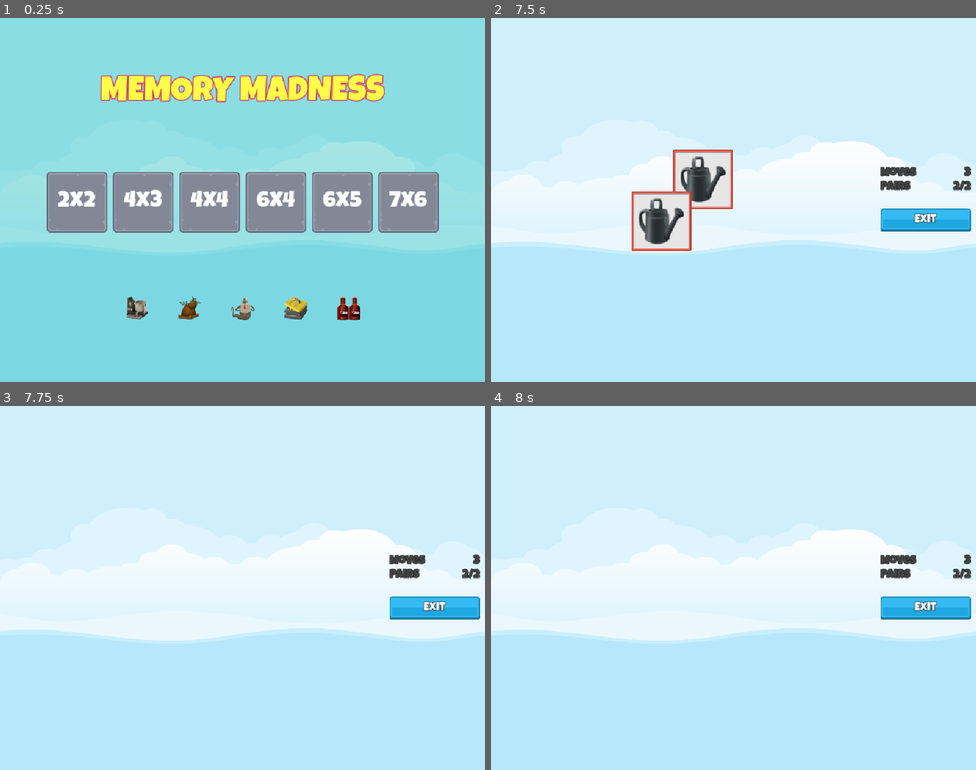
Above: before the commit, frames 1-4 (two rows, left to right).
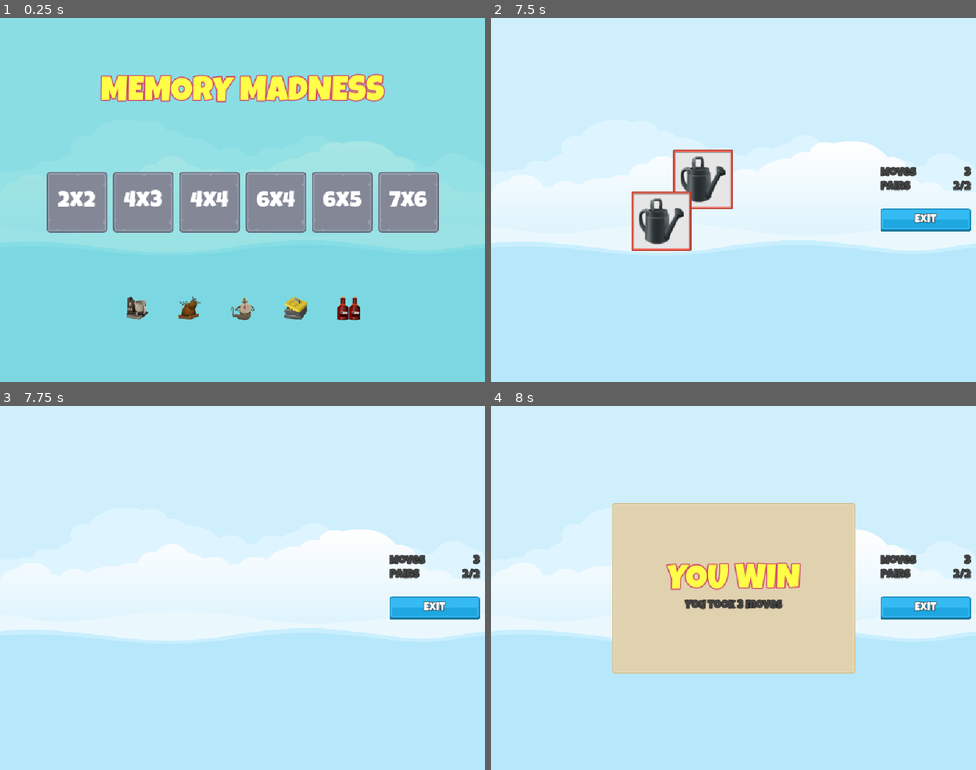
Above: after the commit, the same moments.

Repository: JaseBird/my-2d-game-dev-course
Game: Godot game, scene res://Scenes/Master/Master.tscn
The game is run twice, just before and just after one commit, with the same random seed, the same clock (stepped at 60 frames per second) and the same inputs.
Inputs (mouse positions are in pixels of both pictures, inside the frame that each line leads up to):
- Up to frame 1 (0.25 s): no input
- Up to frame 2 (7.5 s): click "2x2" at 0.5 s; click (660, 178) at 1.25 s; click (704, 178) at 2.02 s; click (660, 221) at 2.77 s; click (704, 221) at 3.52 s; click (660, 178) at 4.25 s; click (704, 178) at 5.02 s; click (660, 221) at 5.77 s; click (704, 178) at 6.52 s
- Up to frame 3 (7.75 s): no input
- Up to frame 4 (8 s): no input

Frames 1-3 are identical in both runs. In frame 4, 23% of the frame differs, in the area x 25-76%, y 26-74%.

Commit message:
feat: add game over ui
V1.0 Complete

Diff:
--- a/04-memory-madness/Globals/SignalHub.gd
+++ b/04-memory-madness/Globals/SignalHub.gd
@@ -3,17 +3,19 @@
 signal on_level_selected(level_num: int)
 signal on_game_exit_pressed
 signal on_tile_selected(tile: MemoryTile)
-signal on_game_over
+signal on_game_over(moves_taken: int)
 
 func emit_on_level_selected(level_num: int) -> void:
 	on_level_selected.emit(level_num)
 
+
 func emit_on_game_exit_pressed() -> void:
 	on_game_exit_pressed.emit()
+
 
 func emit_on_tile_selected(tile: MemoryTile) -> void:
 	on_tile_selected.emit(tile)
 
 
-func emit_on_game_over() -> void:
-	on_game_over.emit()
+func emit_on_game_over(moves_taken: int) -> void:
+	on_game_over.emit(moves_taken)
--- a/04-memory-madness/Scenes/Game/Game.tscn
+++ b/04-memory-madness/Scenes/Game/Game.tscn
@@ -6,6 +6,7 @@
 [ext_resource type="Texture2D" uid="uid://dbyybsxkqq7un" path="res://Assets/ui/blue_button00.png" id="3_y3kpf"]
 [ext_resource type="Texture2D" uid="uid://bett3xwr1phpu" path="res://Assets/ui/green_button00.png" id="4_3k6gv"]
 [ext_resource type="PackedScene" uid="uid://d0qawpyubugw1" path="res://Scenes/Scorer/Scorer.tscn" id="6_3k6gv"]
+[ext_resource type="PackedScene" uid="uid://c7kxrjr7e6rna" path="res://Scenes/GameOverUi/GameOverUi.tscn" id="7_1q8bt"]
 
 [node name="Game" type="Control"]
 layout_mode = 3
@@ -97,4 +98,10 @@
 
 [node name="Scorer" parent="." instance=ExtResource("6_3k6gv")]
 
+[node name="Sound" type="AudioStreamPlayer" parent="."]
+
+[node name="GameOverUi" parent="." instance=ExtResource("7_1q8bt")]
+visible = false
+layout_mode = 1
+
 [connection signal="pressed" from="UI/MarginContainer/VBoxContainer/ExitButton" to="." method="_on_exit_button_pressed"]
--- /dev/null
+++ b/04-memory-madness/Scenes/GameOverUi/GameOverUi.gd
@@ -0,0 +1,17 @@
+extends Control
+
+@onready var moves_label: Label = $NPR/VB/MovesLabel
+
+# Called when the node enters the scene tree for the first time.
+func _ready() -> void:
+	SignalHub.on_game_over.connect(on_game_over)
+	SignalHub.on_game_exit_pressed.connect(on_game_exit_pressed)
+
+
+func on_game_over(moves_made: int) -> void:
+	moves_label.text = "You took %d moves" % moves_made
+	show()
+
+
+func on_game_exit_pressed() -> void:
+	hide()
--- /dev/null
+++ b/04-memory-madness/Scenes/GameOverUi/GameOverUi.tscn
@@ -0,0 +1,60 @@
+[gd_scene load_steps=5 format=3 uid="uid://c7kxrjr7e6rna"]
+
+[ext_resource type="Script" uid="uid://cvheeun1cilqn" path="res://Scenes/GameOverUi/GameOverUi.gd" id="1_byt08"]
+[ext_resource type="Texture2D" uid="uid://dao7u21ufjymc" path="res://Assets/ui/UIbg.png" id="1_mdbud"]
+[ext_resource type="LabelSettings" uid="uid://bksxsml8pqtmn" path="res://Resources/TitleLable_72.tres" id="2_byt08"]
+[ext_resource type="LabelSettings" uid="uid://djscvym0p8pc2" path="res://Resources/DarkGreyLable_24.tres" id="3_yiwjn"]
+
+[node name="GameOverUi" type="Control"]
+layout_mode = 3
+anchors_preset = 15
+anchor_right = 1.0
+anchor_bottom = 1.0
+grow_horizontal = 2
+grow_vertical = 2
+mouse_filter = 2
+script = ExtResource("1_byt08")
+
+[node name="NPR" type="NinePatchRect" parent="."]
+layout_mode = 1
+anchors_preset = 8
+anchor_left = 0.5
+anchor_top = 0.5
+anchor_right = 0.5
+anchor_bottom = 0.5
+offset_left = -256.0
+offset_top = -180.0
+offset_right = 256.0
+offset_bottom = 180.0
+grow_horizontal = 2
+grow_vertical = 2
+texture = ExtResource("1_mdbud")
+patch_margin_left = 10
+patch_margin_top = 10
+patch_margin_right = 10
+patch_margin_bottom = 10
+
+[node name="VB" type="VBoxContainer" parent="NPR"]
+layout_mode = 1
+anchors_preset = 8
+anchor_left = 0.5
+anchor_top = 0.5
+anchor_right = 0.5
+anchor_bottom = 0.5
+offset_left = -20.0
+offset_top = -20.0
+offset_right = 20.0
+offset_bottom = 20.0
+grow_horizontal = 2
+grow_vertical = 2
+
+[node name="Label" type="Label" parent="NPR/VB"]
+layout_mode = 2
+text = "YOU WIN"
+label_settings = ExtResource("2_byt08")
+
+[node name="MovesLabel" type="Label" parent="NPR/VB"]
+layout_mode = 2
+text = "asdasdasdasd"
+label_settings = ExtResource("3_yiwjn")
+horizontal_alignment = 1
--- a/04-memory-madness/Scenes/LevelButton/LevelButton.gd
+++ b/04-memory-madness/Scenes/LevelButton/LevelButton.gd
@@ -2,6 +2,7 @@
 
 @export var level_number: int = 1
 @onready var label: Label = $Label
+@onready var sound: AudioStreamPlayer = $Sound
 
 
 # Called when the node enters the scene tree for the first time.
@@ -15,3 +16,4 @@
 
 func _on_pressed() -> void:
 	SignalHub.emit_on_level_selected(level_number)
+	SoundManager.play_button_click(sound)
--- a/04-memory-madness/Scenes/Master/Master.gd
+++ b/04-memory-madness/Scenes/Master/Master.gd
@@ -16,7 +16,7 @@
 	game.visible = s
 	main.visible = !s
 
-func _on_level_selected(level_num: int) -> void:
+func _on_level_selected(_level_num: int) -> void:
 	SoundManager.play_sound(music, SoundManager.SOUND_IN_GAME)
 	show_game(true)
 
--- a/04-memory-madness/Scenes/Scorer/Scorer.gd
+++ b/04-memory-madness/Scenes/Scorer/Scorer.gd
@@ -52,7 +52,7 @@
 func check_game_over() -> void:
 	if _pairs_made == _target_pairs:
 		SelectionEnabled = false
-		SignalHub.emit_on_game_over()
+		SignalHub.emit_on_game_over(_moves_made)
 	else:
 		SelectionEnabled = true
 
Not shown: 1 places in 04-memory-madness/Scenes/Game/Game.tscn that only renumber resources
Not shown, added: 04-memory-madness/Scenes/GameOverUi/GameOverUi.gd.uid
